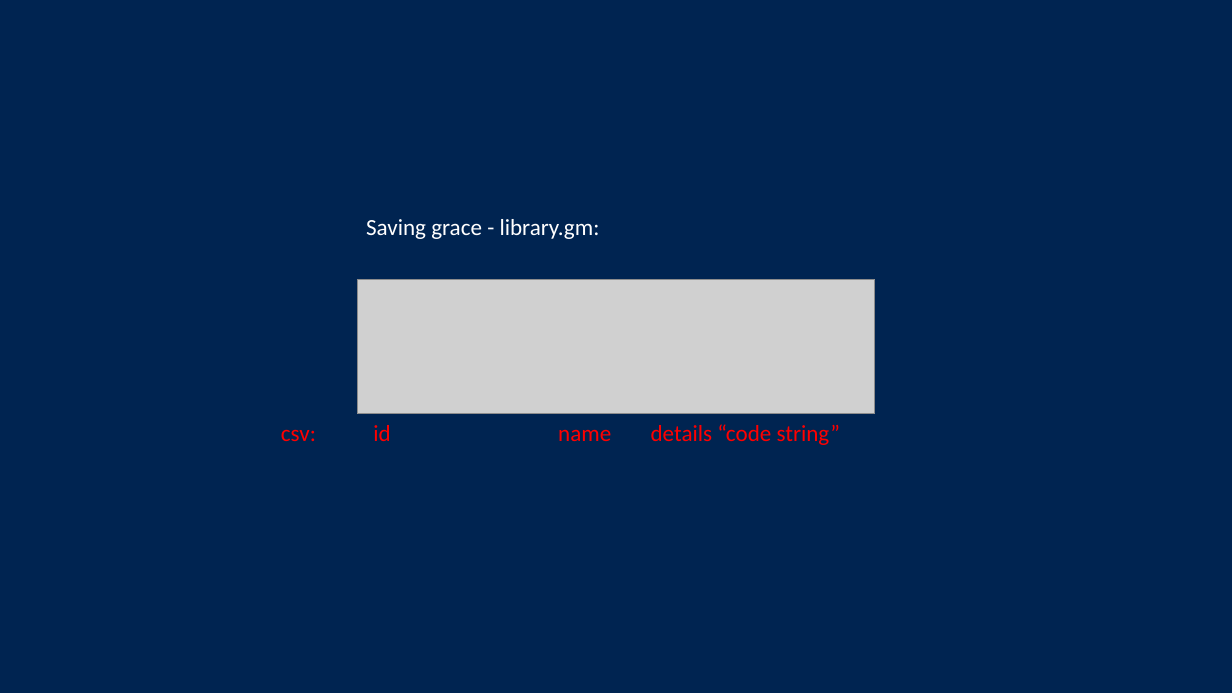
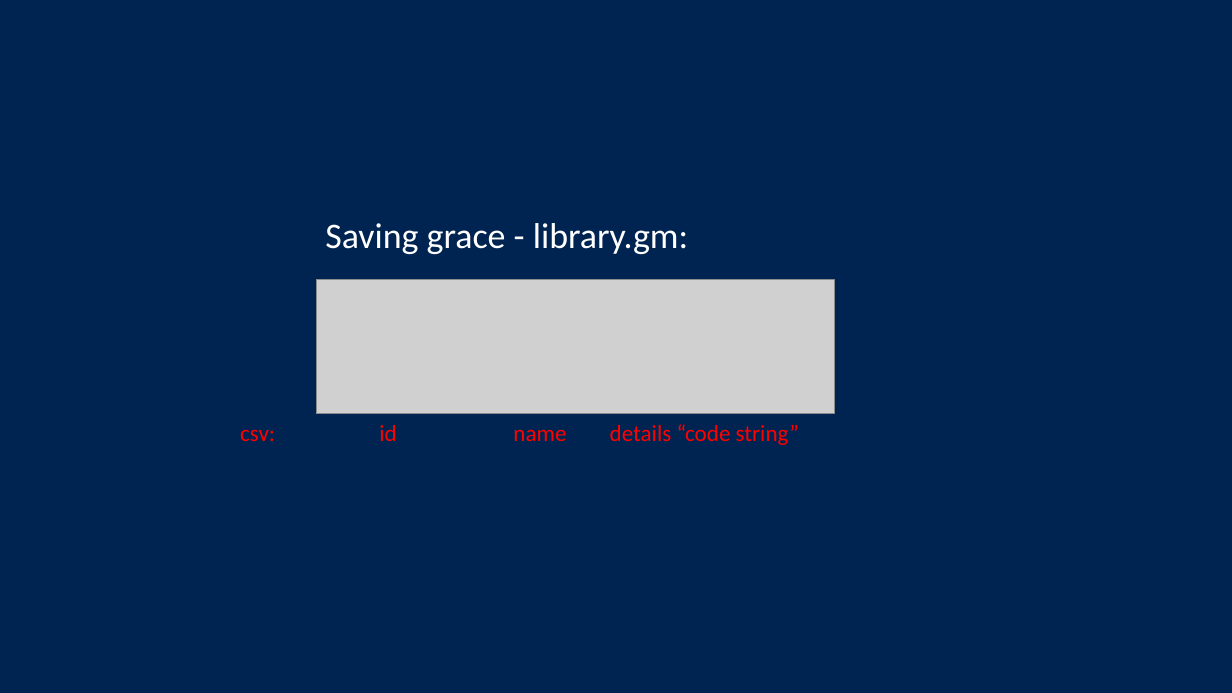
Before and after one commit to AdvPyS23/game_manager, a slide deck: slide 18 of documents/Presentation.pptx. Drawn at 1232x693 pixels with LibreOffice and Linux fonts; fonts in the diff are those of the drawing; grey boxes stand for pictures. Boxes give left, top, right and bottom in pixels: in the first picture for what was removed or moved away, otherwise in the second. Text is boxed around its words. In the diff, an @@ line names an element or a change of style, - is before the commit and + after.

```diff
--- a/documents/Presentation.pptx
+++ b/documents/Presentation.pptx
@@ text "Saving grace - library.gm:": place and size @@
-text "Saving grace - library.gm:" at box(366, 219, 600, 239)
+text "Saving grace - library.gm:" at box(325, 223, 688, 254)
@@ text "Saving grace - library.gm:" at box(325, 223, 688, 254): size 18 to 28 pt @@
@@ picture: place and size @@
-picture at box(357, 279, 874, 414)
+picture at box(316, 279, 834, 414)
@@ text "csv: id name details “code ...": place and size @@
-text "csv: id name details “code ..." at box(281, 424, 840, 445)
+text "csv: id name details “code ..." at box(240, 424, 799, 445)
```
Also in this commit, not shown: 6 other slides changed, 1 other file.
